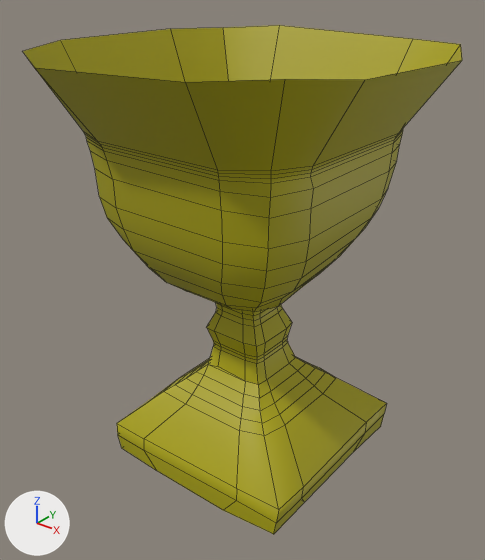
One commit to the FBX model Hunger/Assets/Art/Mesh/Chalice.fbx: the scene before it, then after it.
Rendered twice from a camera (50 mm lens) standing at (0.492, -0.646, 0.666) and looking at (-0.012, -0.016, 0.276). Lighting does not change. The marker at lower left points along +X, +Y and +Z. Mesh edges are drawn as thin lines. Where no turn or scale is listed for an object, it has been applied to the vertices.

The scene before the commit, as lines of its bpy script (objects in view):
```python
me_mesh = bpy.data.meshes.new('Mesh')
me_mesh.from_pydata(...)  # 356 vertices, 351 faces; spans x -0.206..0.22, y -0.224..0.211, z -0.262..0.31
me_mesh.materials.append(mat_m_gold)  # yellow #aca400
ob_pcube1 = bpy.data.objects.new('pCube1', me_mesh)
ob_pcube1.location = (-0.015, 0.0, 0.263)
```
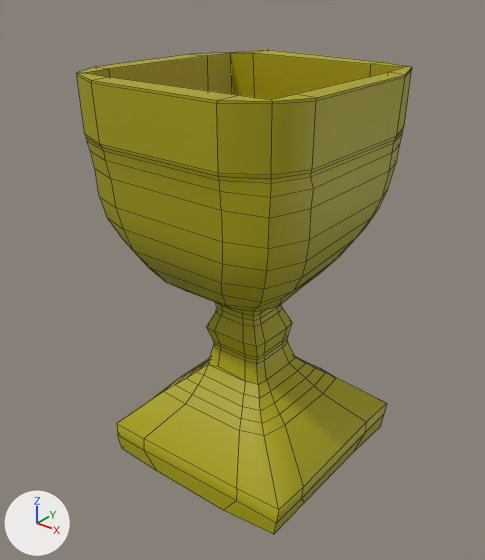
Commit message: Chalice Mesh Fixed

Location of each change, [x1, y1, x2, y2] in pixels of the pictures (485 x 560 px):
'pCube1', reshaped (24% narrower): before [23, 25, 462, 534]; after [77, 50, 412, 534]
part 1 of me_mesh, built on: before [23, 25, 462, 242]; after [77, 50, 412, 242]

The change, as a list of edits to the scene's bpy script:
```text
Add mat_m_deepred:
    mat_m_deepred = principled_material('M_DeepRed')
    mat_m_deepred.base_color = (0.234, 0.0213, 0.0213)  # red #852828
Change me_mesh:
    used by ob_pcube1; location = (-0.015, 0.0, 0.263)
    remove me_mesh.from_pydata(...)  # 356 vertices, 351 faces; spans x -0.206..0.22, y -0.224..0.211, z -0.262..0.31
    add me_mesh.from_pydata(...)  # 427 vertices, 432 faces; spans x -0.162..0.159, y -0.166..0.16, z -0.262..0.283
    me_mesh part 1
    11 vertices are removed from x -0.206..0.22, y -0.224..0.211, z 0.3..0.31
    13 faces are deleted
    6 vertices in x -0.154..0.159, y -0.166..0.156, z 0.215..0.217 move by (0.0, 0.0, 0.063)
    3 vertices in x -0.162..0.137, y -0.138..0.13, z 0.211..0.216 move by (0.0, 0.0, 0.064)
    6 vertices move from x -0.09..0.188, y -0.162..0.165, z 0.169..0.308 to x -0.09..0.158, y -0.163..0.16, z 0.169..0.283
    82 vertices are added at x -0.162..0.159, y -0.166..0.159, z 0.195..0.283
    38 new faces join them, mat_m_gold (yellow #aca400)
    56 new faces join them, mat_m_deepred (red #852828)
    add me_mesh.materials.append(mat_m_deepred)  # red #852828
```
